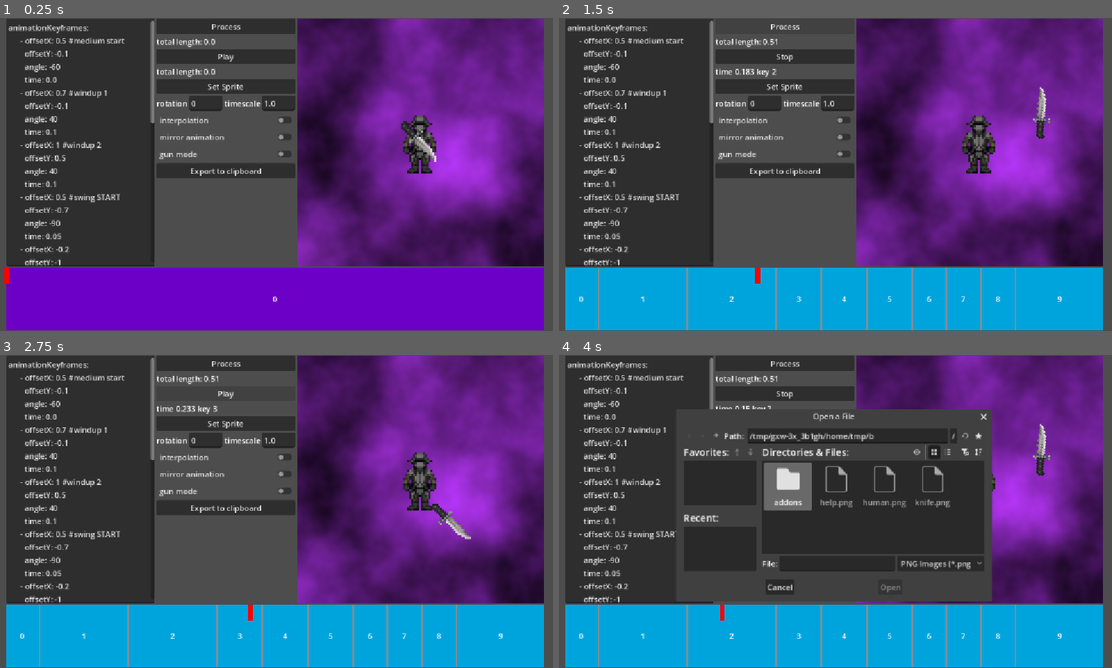
Above: before the commit, frames 1-4 (two rows, left to right).
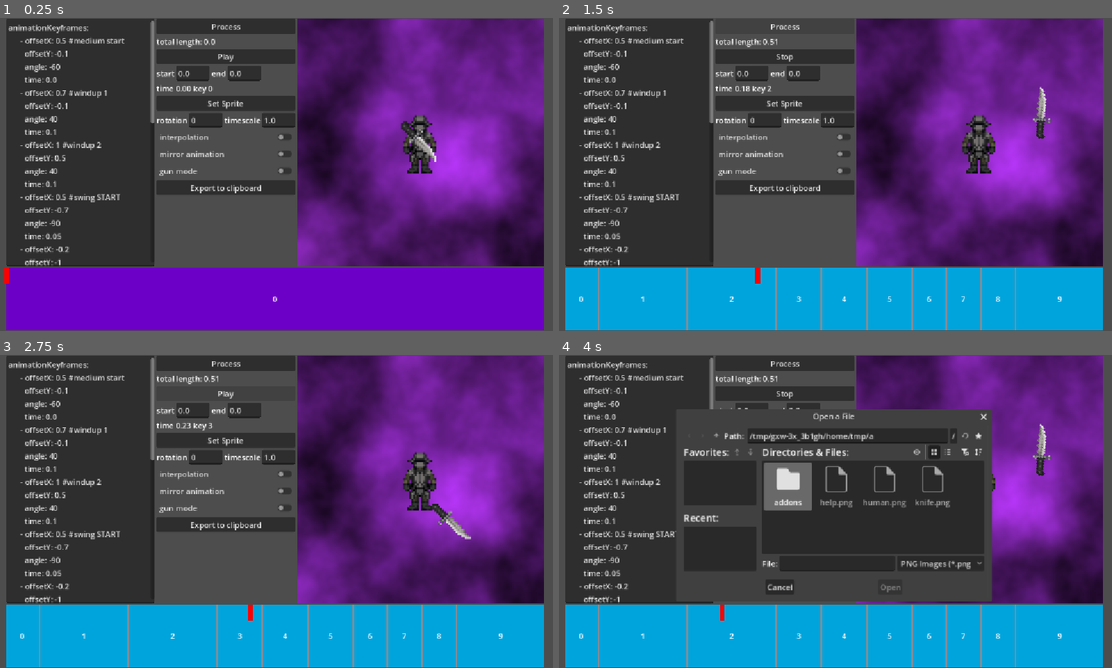
Above: after the commit, the same moments.

Repository: mika10095/carmine-weapon-anim-editor
Game: Godot game, scene res://main.tscn
The game is run twice, just before and just after one commit, with the same random seed, the same clock (stepped at 60 frames per second) and the same inputs.
Inputs:
- Up to frame 1 (0.25 s): no input
- Up to frame 2 (1.5 s): click "Play" at 0.5 s; click "Process" at 1.25 s
- Up to frame 3 (2.75 s): click "Stop" at 2 s
- Up to frame 4 (4 s): click "Play" at 2.75 s; click "Set Sprite" at 3.5 s

The runs differ from the first frame. In frame 1, 5.2% of the frame differs, in the area x 28-54%, y 15-57%; in frame 2, 5.2%; in frame 3, 5.2%; in frame 4, 0.3%.

Commit message:
added looping between 2 times

Diff:
--- a/main.tscn
+++ b/main.tscn
@@ -178,9 +178,28 @@
 layout_mode = 2
 text = "Play"
 
+[node name="HBoxContainer2" type="HBoxContainer" parent="VBoxContainer/HBoxContainer/Tree" unique_id=801280974]
+layout_mode = 2
+
+[node name="Label" type="Label" parent="VBoxContainer/HBoxContainer/Tree/HBoxContainer2" unique_id=688325270]
+layout_mode = 2
+text = "start"
+
+[node name="StartTime" type="LineEdit" parent="VBoxContainer/HBoxContainer/Tree/HBoxContainer2" unique_id=589332280]
+layout_mode = 2
+text = "0.0"
+
+[node name="Label2" type="Label" parent="VBoxContainer/HBoxContainer/Tree/HBoxContainer2" unique_id=1666575847]
+layout_mode = 2
+text = "end"
+
+[node name="EndTime" type="LineEdit" parent="VBoxContainer/HBoxContainer/Tree/HBoxContainer2" unique_id=1981666087]
+layout_mode = 2
+text = "0.0"
+
 [node name="CurrentTimeLabel" type="Label" parent="VBoxContainer/HBoxContainer/Tree" unique_id=2064639092]
 layout_mode = 2
-text = "total length: 0.0"
+text = "time 0.00 key 0"
 
 [node name="SetSpriteButton" type="Button" parent="VBoxContainer/HBoxContainer/Tree" unique_id=1781176264]
 layout_mode = 2
@@ -292,6 +311,8 @@
 
 [connection signal="pressed" from="VBoxContainer/HBoxContainer/Tree/Button" to="." method="_on_parse_pressed"]
 [connection signal="pressed" from="VBoxContainer/HBoxContainer/Tree/AnimButton" to="." method="_on_anim_button_pressed"]
+[connection signal="text_changed" from="VBoxContainer/HBoxContainer/Tree/HBoxContainer2/StartTime" to="." method="_on_start_time_text_changed"]
+[connection signal="text_changed" from="VBoxContainer/HBoxContainer/Tree/HBoxContainer2/EndTime" to="." method="_on_end_time_text_changed"]
 [connection signal="pressed" from="VBoxContainer/HBoxContainer/Tree/SetSpriteButton" to="." method="_on_set_sprite_button_pressed"]
 [connection signal="text_changed" from="VBoxContainer/HBoxContainer/Tree/HBoxContainer/GlobalRotation" to="." method="_on_global_rotation_text_changed"]
 [connection signal="text_changed" from="VBoxContainer/HBoxContainer/Tree/HBoxContainer/TimeScale" to="." method="_on_time_scale_text_changed"]
--- a/monolith.gd
+++ b/monolith.gd
@@ -19,6 +19,8 @@
 var interpolated = false
 var mirrored = false
 var gunmode = false
+var start_time = 0.0
+var end_time = 0.0
 # Called when the node enters the scene tree for the first time.
 func _ready():
 	pass # Replace with function body.
@@ -42,8 +44,14 @@
 	var progress_max = anim_key_holder.size.x
 	progress_marker.position.x = progress_max*(time/total_length)-8
 
+	if time < start_time:
+		time = start_time
+
 	if time >= total_length:
-		time = 0.0
+		time = start_time
+
+	if time >= end_time && end_time > 0:
+		time = start_time
 
 	update_animation()
 
@@ -77,7 +85,7 @@
 
 	t = t * t * (3.0 - 2.0 * t)
 
-	current_time_label.text = "time " + str(time).substr(0, 5) + " key " + str(i)
+	current_time_label.text = "time " + str(time).substr(0, 4) + " key " + str(i)
 
 	apply_interpolated_frame(current, next, t)
 
@@ -225,3 +233,15 @@
 
 func _on_clipboard_button_pressed():
 	DisplayServer.clipboard_set(yaml_text.text)
+
+
+func _on_start_time_text_changed(new_text):
+	var start = float(new_text)
+	if(start):
+		start_time = start
+
+
+func _on_end_time_text_changed(new_text):
+	var end = float(new_text)
+	if(end):
+		end_time = end
Not shown, added: export_presets.cfg
